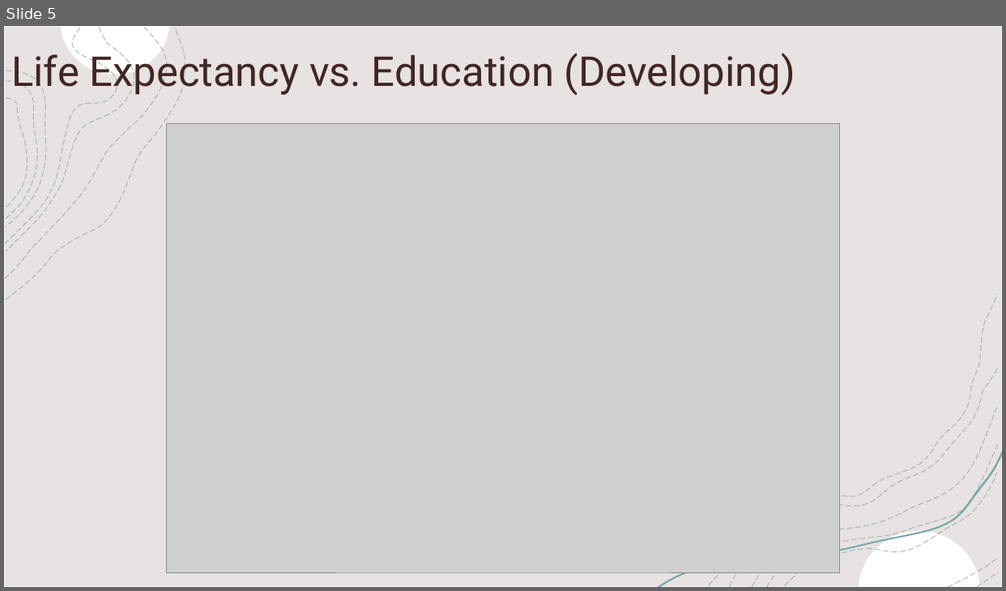
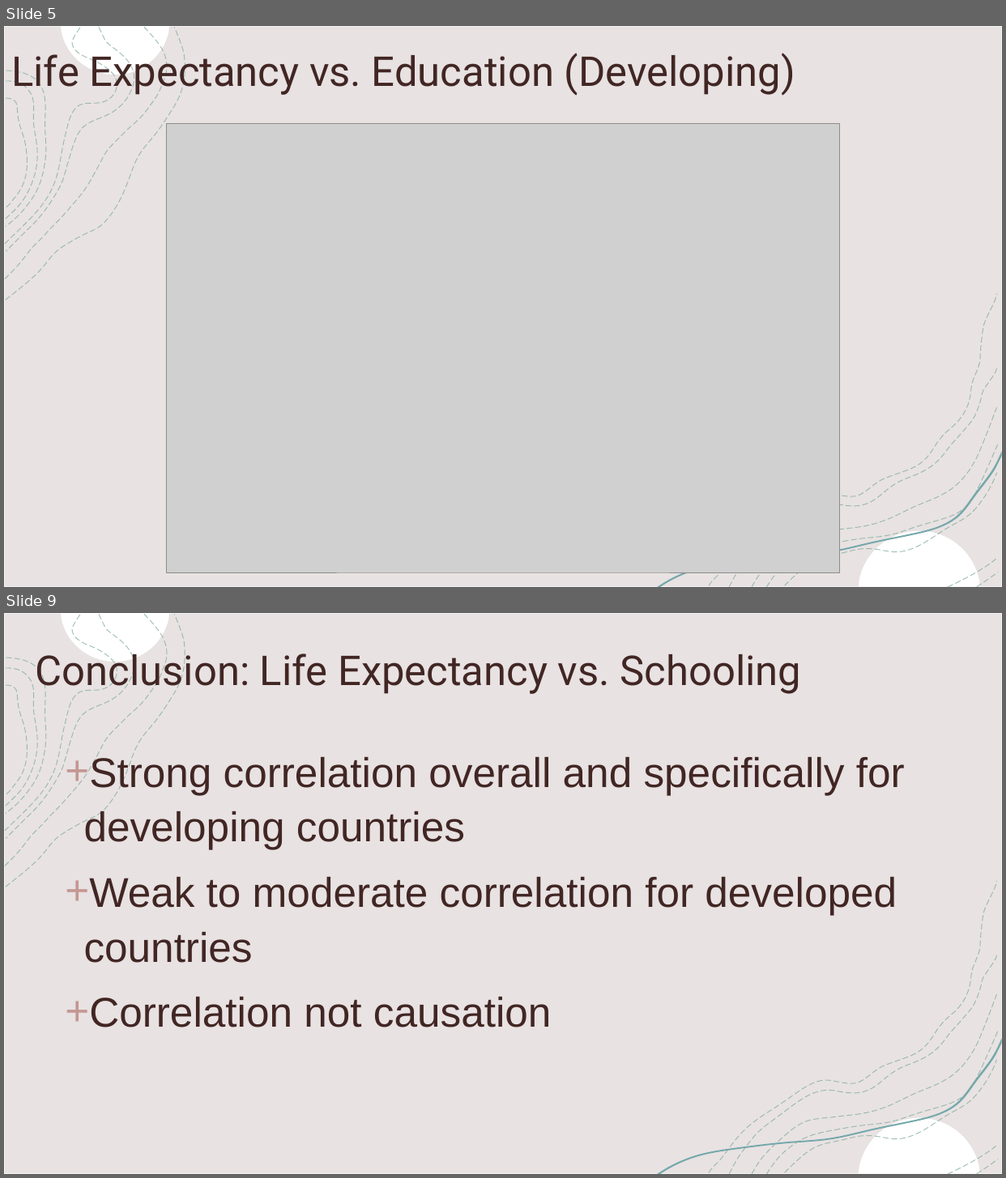
Before and after one commit to jaryan77/TeamTitans_Project_1, a slide deck: Life Expectancy Presentation.pptx. Shown one above the other, each under a label of ours: slide 5 before the commit, slides 5 and 9 after it; the slides between them are not shown. The pictures are 1006x591 and 1006x1178 pixels, drawn with LibreOffice and Linux fonts; fonts in the diff are those of the drawing; grey boxes stand for pictures. Boxes give left, top, right and bottom in pixels: in the first picture for what was removed or moved away, otherwise in the second. Text is boxed around its words. In the diff, an @@ line names an element or a change of style, - is before the commit and + after.

```diff
--- a/Life Expectancy Presentation.pptx
+++ b/Life Expectancy Presentation.pptx
@@ slide 9 added at (4,613,1002,1174), background #FFFFFF; not listed: 18 template elements that a slide beside it also shows @@
@@ title added at (35,647,802,695), 39.6 pt, text #412624 @@
+Conclusion: Life Expectancy vs. Schooling
@@ text added at (65,752,905,1028), 40 pt, text #412624 @@
++ Strong correlation overall and specifically for developing countries
++ Weak to moderate correlation for developed countries
++ Correlation not causation
```
Also in this commit, not shown: 2 slides changed, 3 other slides added, 7 other files.
